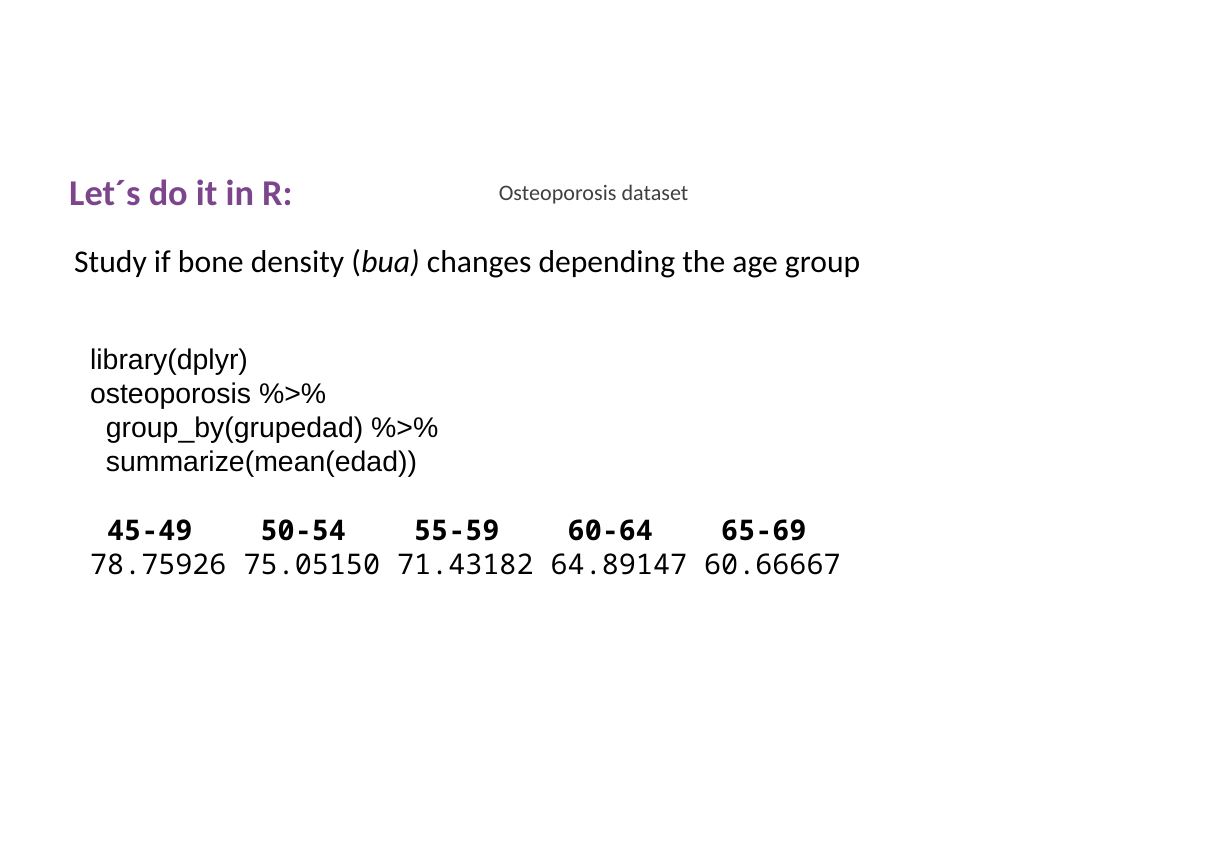
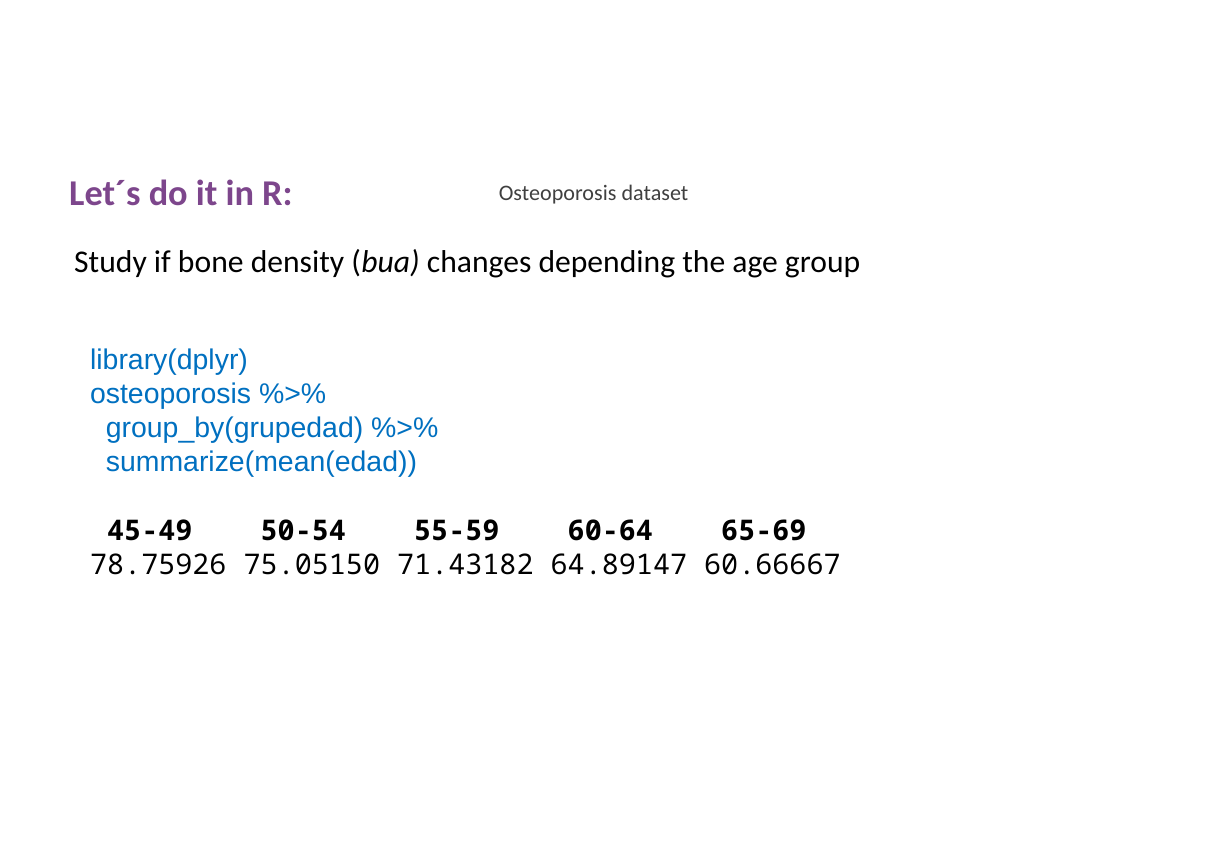
Before and after one commit to uebvhir/Course2020_Statistical-Analysis-with-R, a slide deck: slide 39 of Slides/StatisticsWithR-3-Exploratory_Analysis_II_And_Graphics.pptx (slide 43 before the commit). Drawn at 1232x853 pixels with LibreOffice and Linux fonts; fonts in the diff are those of the drawing; background and template pictures are left out. Boxes give left, top, right and bottom in pixels: in the first picture for what was removed or moved away, otherwise in the second. Text is boxed around its words. In the diff, an @@ line names an element or a change of style, - is before the commit and + after.

```diff
--- a/Slides/StatisticsWithR-3-Exploratory_Analysis_II_And_Graphics.pptx
+++ b/Slides/StatisticsWithR-3-Exploratory_Analysis_II_And_Graphics.pptx
@@ text at [90, 348, 417, 477]: text colour #000000 to #0070C0 in "library(dplyr)", "osteoporosis %>%", "group_by(grupedad) %>%", "summarize(mean(edad))" @@
```
Also in this commit, not shown: 2 other slides changed, 6 slides removed, 1 other file.
